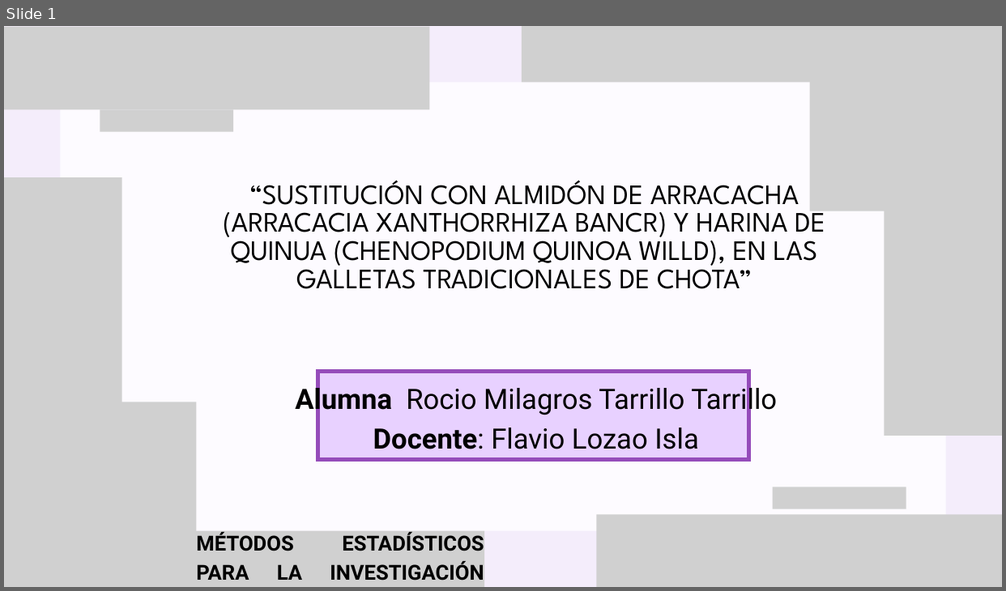
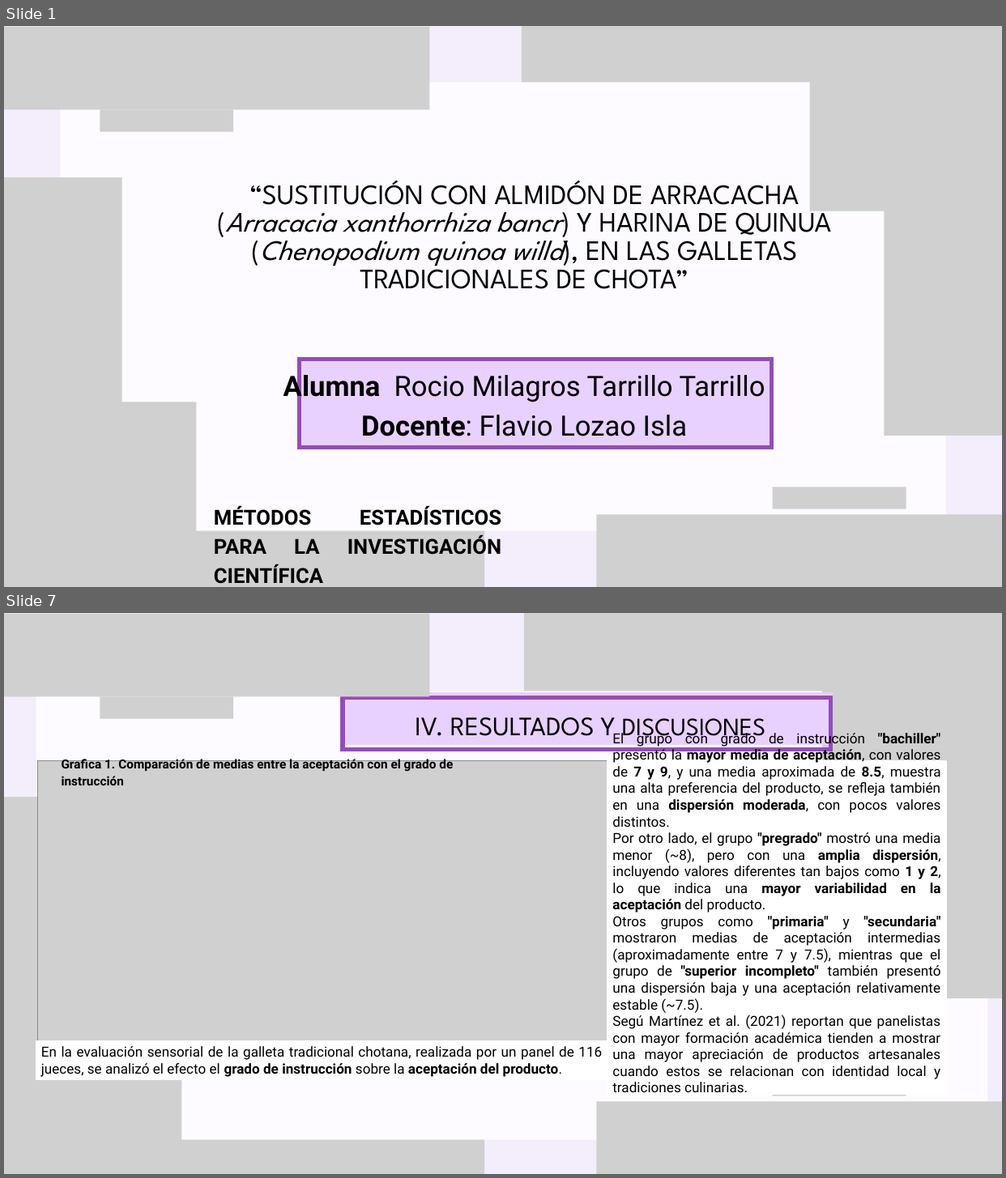
Before and after one commit to Rociom570/Datos-Unidad-II, a slide deck: Tarea II.pptx. Shown one above the other, each under a label of ours: slide 1 before the commit, slides 1 and 7 after it; the slides between them are not shown. The pictures are 1006x591 and 1006x1178 pixels, drawn with LibreOffice and Linux fonts; fonts in the diff are those of the drawing; grey boxes stand for pictures. Boxes give left, top, right and bottom in pixels: in the first picture for what was removed or moved away, otherwise in the second. Text is boxed around its words. In the diff, an @@ line names an element or a change of style, - is before the commit and + after.

```diff
--- a/Tarea II.pptx
+++ b/Tarea II.pptx
@@ slide 7 added at box(4, 613, 1002, 1174), background #F4EDFB @@
@@ picture added at box(4, 614, 429, 696) @@
@@ picture added at box(524, 613, 909, 743) @@
@@ picture added at box(822, 613, 1002, 778) @@
@@ freeform shape added at box(36, 691, 987, 1139), fill #FDFBFF @@
@@ picture added at box(100, 696, 233, 719) @@
@@ freeform shape added at box(343, 693, 833, 745), fill #E8D1FF @@
@@ freeform shape added at box(343, 697, 831, 750), outline #954CBA 6 pt @@
@@ text added at box(415, 717, 765, 743), 38.4 pt, text #000000 @@
+IV. RESULTADOS Y DISCUSIONES
@@ text added at box(62, 757, 453, 771), 18 pt, text #000000, bold @@
+Grafica 1. Comparación de medias entre la aceptación con el grado de instrucción
@@ picture added at box(906, 757, 1002, 999) @@
@@ picture added at box(37, 761, 609, 1046) @@
@@ rectangle added at box(607, 761, 946, 1094), fill #FFFFFF, outline #FFFFFF 2 pt, 20 pt, text #000000 @@
+El grupo con grado de instrucción "bachiller" presentó la mayor media de aceptación, con valores de 7 y 9, y una media aproximada de 8.5, muestra una alta preferencia del producto, se refleja también en una dispersión moderada, con pocos valores distintos.
+Por otro lado, el grupo "pregrado" mostró una media menor (~8), pero con una amplia dispersión, incluyendo valores diferentes tan bajos como 1 y 2, lo que indica una mayor variabilidad en la aceptación del producto.
+Otros grupos como "primaria" y "secundaria" mostraron medias de aceptación intermedias (aproximadamente entre 7 y 7.5), mientras que el grupo de "superior incompleto" también presentó una dispersión baja y una aceptación relativamente estable (~7.5).
+Segú Martínez et al. (2021) reportan que panelistas con mayor formación académica tienden a mostrar una mayor apreciación de productos artesanales cuando estos se relacionan con identidad local y tradiciones culinarias.
@@ picture added at box(4, 797, 100, 1038) @@
@@ picture added at box(4, 1011, 182, 1174) @@
@@ rectangle added at box(36, 1041, 607, 1080), fill #FFFFFF, outline #FFFFFF 2 pt, 20 pt, text #000000 @@
+En la evaluación sensorial de la galleta tradicional chotana, realizada por un panel de 116 jueces, se analizó el efecto el grado de instrucción sobre la aceptación del producto.
@@ picture added at box(100, 1046, 484, 1174) @@
@@ picture added at box(773, 1074, 906, 1096) @@
@@ picture added at box(596, 1102, 1002, 1174) @@
@@ slide 1 changed as well @@
@@ text at box(225, 180, 831, 289): text changed @@
-“SUSTITUCIÓN CON ALMIDÓN DE ARRACACHA (ARRACACIA XANTHORRHIZA BANCR) Y HARINA DE QUINUA (CHENOPODIUM QUINOA WILLD), EN LAS GALLETAS TRADICIONALES DE CHOTA”
+“SUSTITUCIÓN CON ALMIDÓN DE ARRACACHA (Arracacia xanthorrhiza bancr) Y HARINA DE QUINUA (Chenopodium quinoa willd), EN LAS GALLETAS TRADICIONALES DE CHOTA”
@@ text "Alumna Rocio Milagros Tarrillo Tarrillo": place and size @@
-text "Alumna Rocio Milagros Tarrillo Tarrillo" at box(295, 384, 777, 450)
+text "Alumna Rocio Milagros Tarrillo Tarrillo" at box(283, 370, 765, 437)
@@ freeform shape: place and size @@
-freeform shape at box(317, 371, 748, 459)
+freeform shape at box(300, 359, 771, 448)
@@ freeform shape: place and size @@
-freeform shape at box(317, 371, 748, 459)
+freeform shape at box(301, 359, 774, 448)
@@ text "MÉTODOS ESTADÍSTICOS PARA LA INVESTIGACIÓN ..." rewrapped from box(196, 532, 484, 581) to box(214, 506, 501, 560) @@
```
Also in this commit, not shown: 5 other slides changed, 5 other slides added, 4 slides removed, 4 other files.
